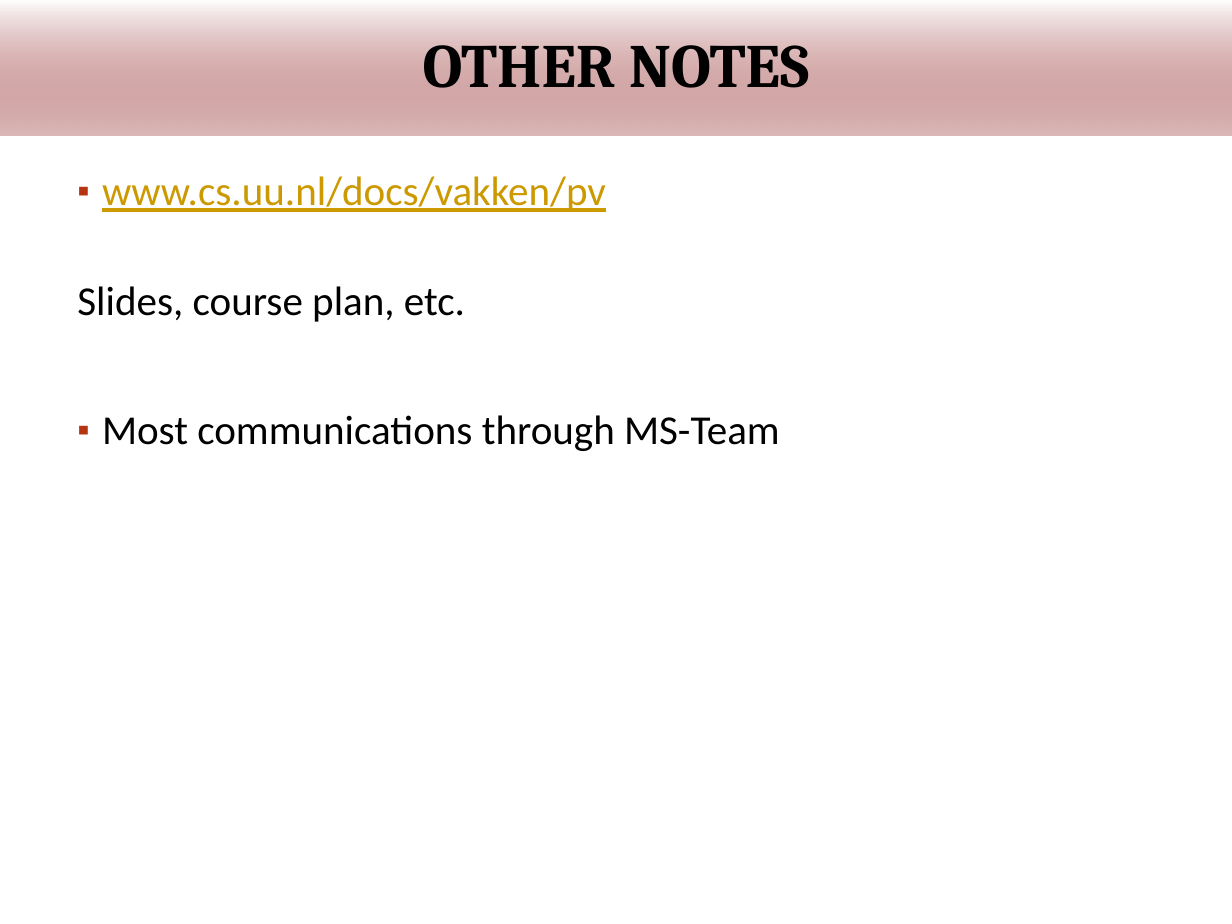
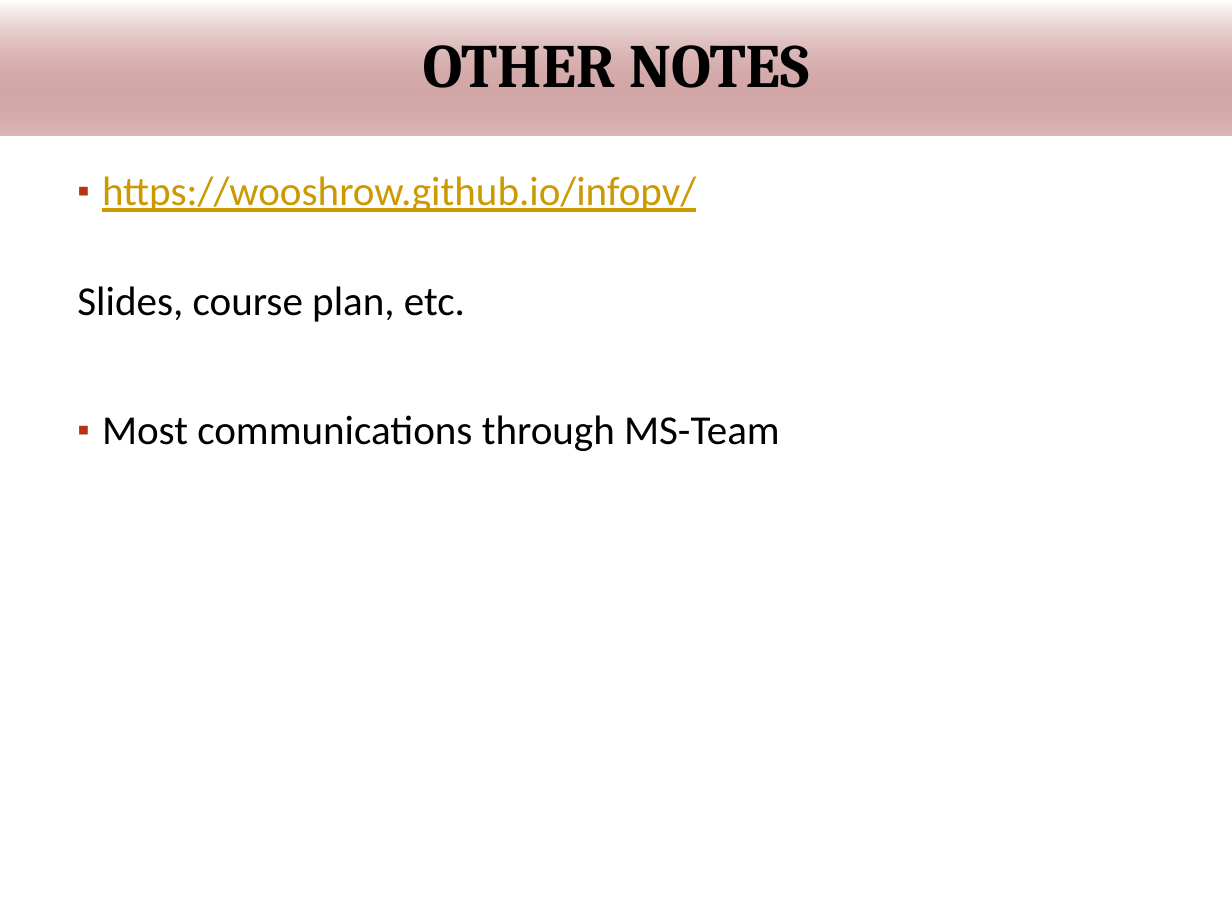
Before and after one commit to wooshrow/infopv, a slide deck: slide 16 of slides/PVadmin.pptx. Drawn at 1232x924 pixels with LibreOffice and Linux fonts; fonts in the diff are those of the drawing; background and template pictures are left out. Boxes give left, top, right and bottom in pixels: in the first picture for what was removed or moved away, otherwise in the second. Text is boxed around its words. In the diff, an @@ line names an element or a change of style, - is before the commit and + after.

```diff
--- a/slides/PVadmin.pptx
+++ b/slides/PVadmin.pptx
@@ text at [102, 176, 696, 212]: text changed @@
-▪ www.cs.uu.nl/docs/vakken/pv
+▪ https://wooshrow.github.io/infopv/
```
Also in this commit, not shown: 2 other slides changed, 2 other files.
